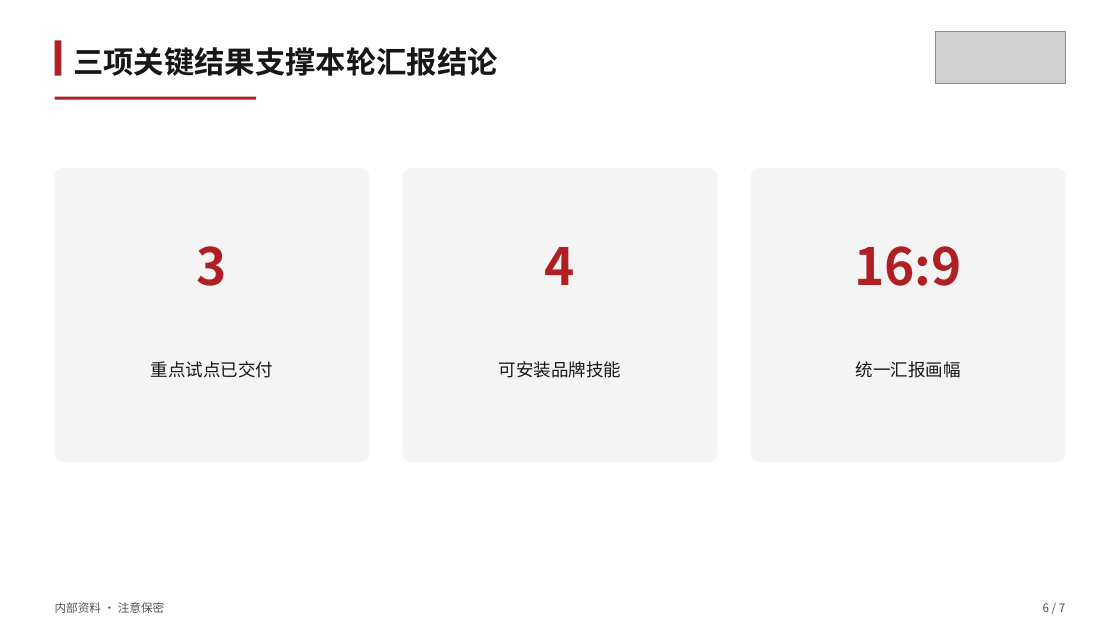
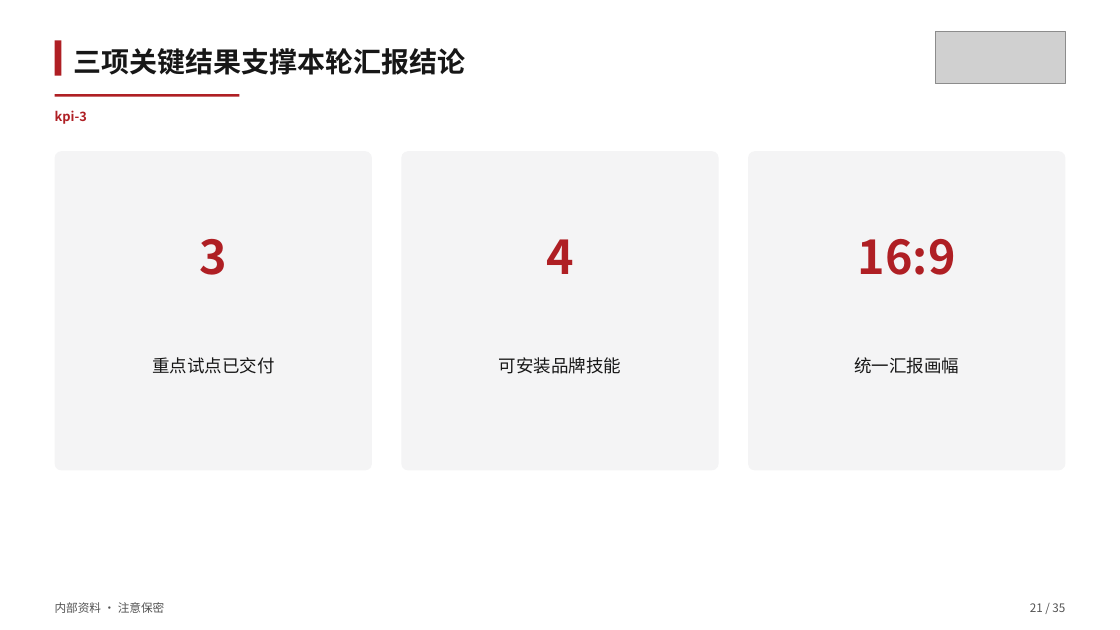
Before and after one commit to tao66175545-boop/sugon-cloud-skillui, a slide deck: slide 21 of skills/sugon-ppt-template/examples/sample-deck.pptx (slide 6 before the commit). Drawn at 1120x630 pixels with LibreOffice and Linux fonts; fonts in the diff are those of the drawing; grey boxes stand for pictures. Boxes give left, top, right and bottom in pixels: in the first picture for what was removed or moved away, otherwise in the second. Text is boxed around its words. In the diff, an @@ line names an element or a change of style, - is before the commit and + after.

```diff
--- a/skills/sugon-ppt-template/examples/sample-deck.pptx
+++ b/skills/sugon-ppt-template/examples/sample-deck.pptx
@@ text "三项关键结果支撑本轮汇报结论" at [73, 48, 465, 75]: size 26 to 24 pt @@
@@ rectangle: place and size @@
-rectangle at [55, 97, 256, 100]
+rectangle at [55, 94, 239, 97]
@@ text added at [55, 110, 87, 124], 11 pt, text #AF1F24, bold @@
+kpi-3
@@ proportions changed in 3 elements at [749, 151, 1066, 471], [402, 151, 719, 471], [55, 151, 372, 471] @@
@@ rounded rectangle: place and size @@
-rounded rectangle at [55, 168, 369, 462]
+rounded rectangle at [55, 151, 372, 471]
@@ rounded rectangle: place and size @@
-rounded rectangle at [402, 168, 717, 462]
+rounded rectangle at [402, 151, 719, 471]
@@ rounded rectangle: place and size @@
-rounded rectangle at [751, 168, 1065, 462]
+rounded rectangle at [749, 151, 1066, 471]
@@ size 44 to 40 pt in 3 elements at [546, 239, 574, 274], [858, 239, 956, 275], [200, 239, 228, 275] @@
@@ 3 texts: place and size @@
-3 texts at [151, 361, 961, 378]
+3 texts at [152, 357, 959, 374]
@@ text at [1030, 603, 1065, 612]: text changed @@
-6 / 7
+21 / 35
```
Also in this commit, not shown: 6 other slides changed, 28 slides added, 12 other files.
